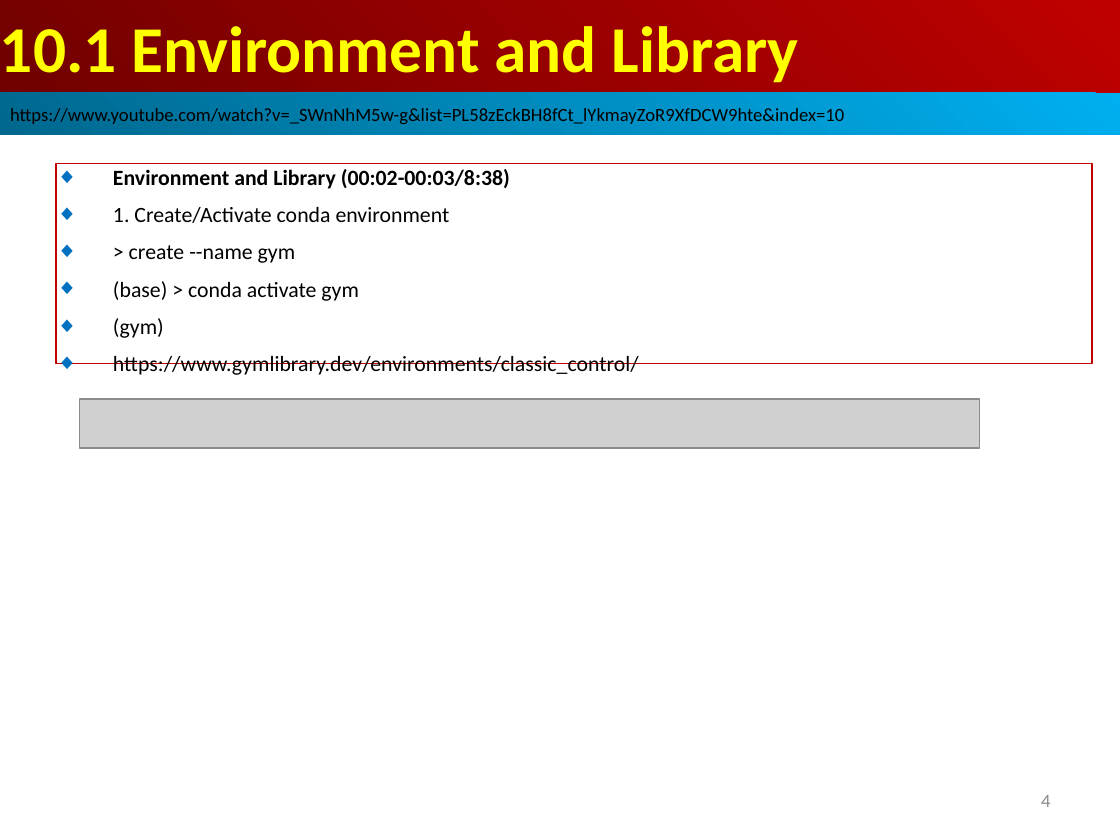
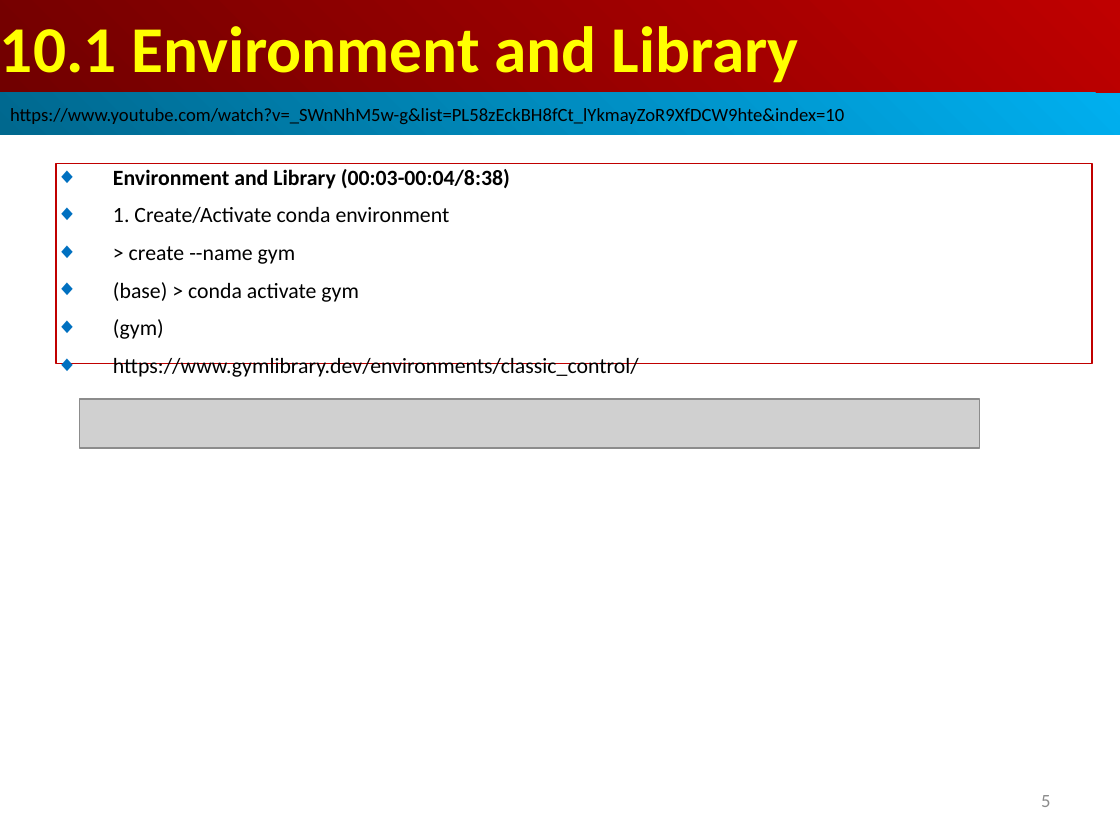
Before and after one commit to peterhchen/AIU_CS513_DRL, a slide deck: slide 5 of 000_DRL_JC/010_QL_Train_MC/001_Video/010_QL_Train_MC.ppt (slide 4 before the commit). Drawn at 1120x840 pixels with LibreOffice and Linux fonts; fonts in the diff are those of the drawing; grey boxes stand for pictures. Boxes give left, top, right and bottom in pixels: in the first picture for what was removed or moved away, otherwise in the second. Text is boxed around its words. In the diff, an @@ line names an element or a change of style, - is before the commit and + after.

```diff
--- a/000_DRL_JC/010_QL_Train_MC/001_Video/010_QL_Train_MC.ppt
+++ b/000_DRL_JC/010_QL_Train_MC/001_Video/010_QL_Train_MC.ppt
@@ text in rectangle at (113, 169, 510, 189): text changed @@
-◆ Environment and Library (00:02-00:03/8:38)
+◆ Environment and Library (00:03-00:04/8:38)
@@ page number at (1041, 795, 1050, 807): text changed @@
-4
+5
```
Also in this commit, not shown: 4 other slides changed, 1 slide added.
